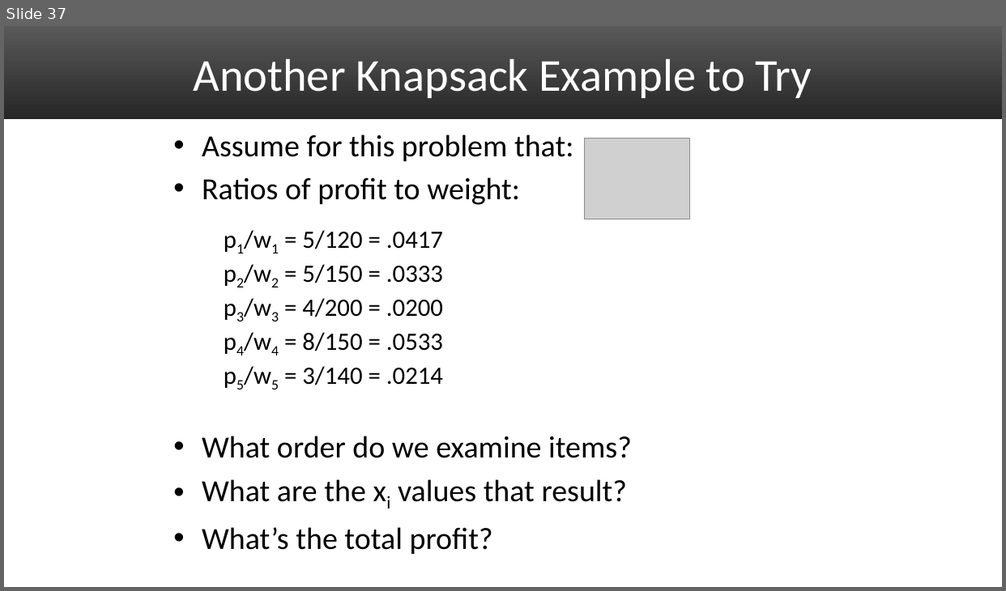
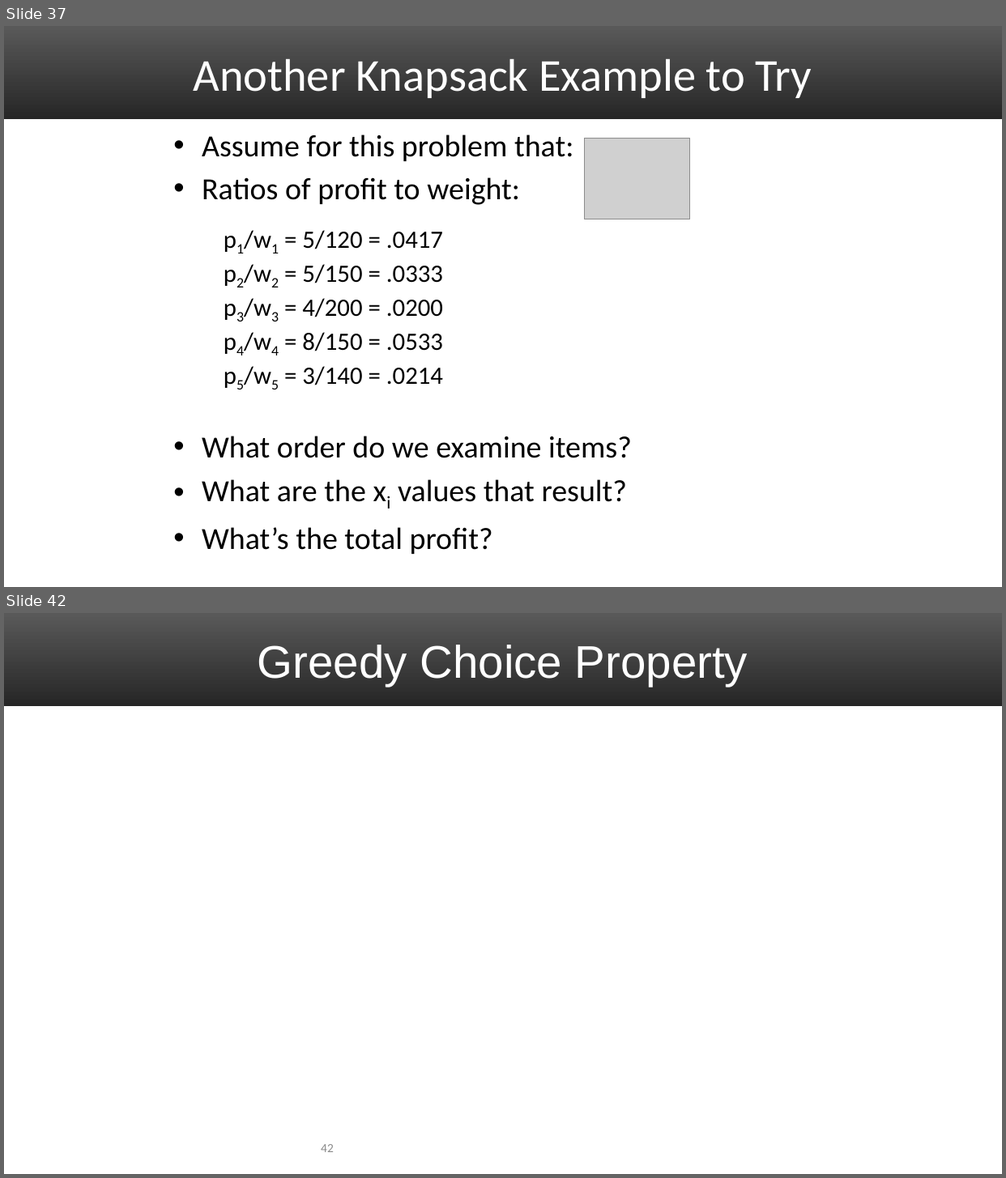
Before and after one commit to uva-cs/cs4102-f21, a slide deck: slides/GreedyAlgorithms_1.pptx. Shown one above the other, each under a label of ours: slide 37 before the commit, slides 37 and 42 after it; the slides between them are not shown. The pictures are 1006x591 and 1006x1178 pixels, drawn with LibreOffice and Linux fonts; fonts in the diff are those of the drawing; grey boxes stand for pictures. Boxes give left, top, right and bottom in pixels: in the first picture for what was removed or moved away, otherwise in the second. Text is boxed around its words. In the diff, an @@ line names an element or a change of style, - is before the commit and + after.

```diff
--- a/slides/GreedyAlgorithms_1.pptx
+++ b/slides/GreedyAlgorithms_1.pptx
@@ slide 42 added at [4, 613, 1002, 1174], background #FFFFFF; not listed: 1 template element that a slide beside it also shows @@
@@ title added at [258, 645, 748, 686], 44 pt, text #FFFFFF @@
+Greedy Choice Property
@@ page number added at [321, 1144, 334, 1152], 12 pt, text #8C8C8C @@
+42
```
Also in this commit, not shown: 1 slide changed, 3 other slides added, 1 other file.
